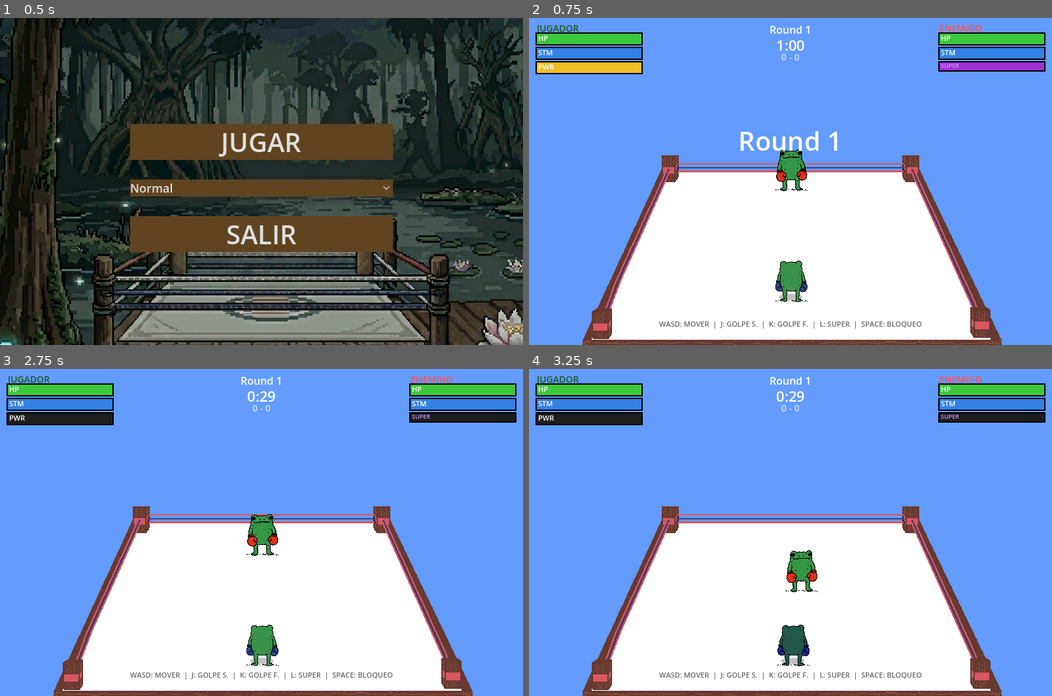
Above: before the commit, frames 1-4 (two rows, left to right).
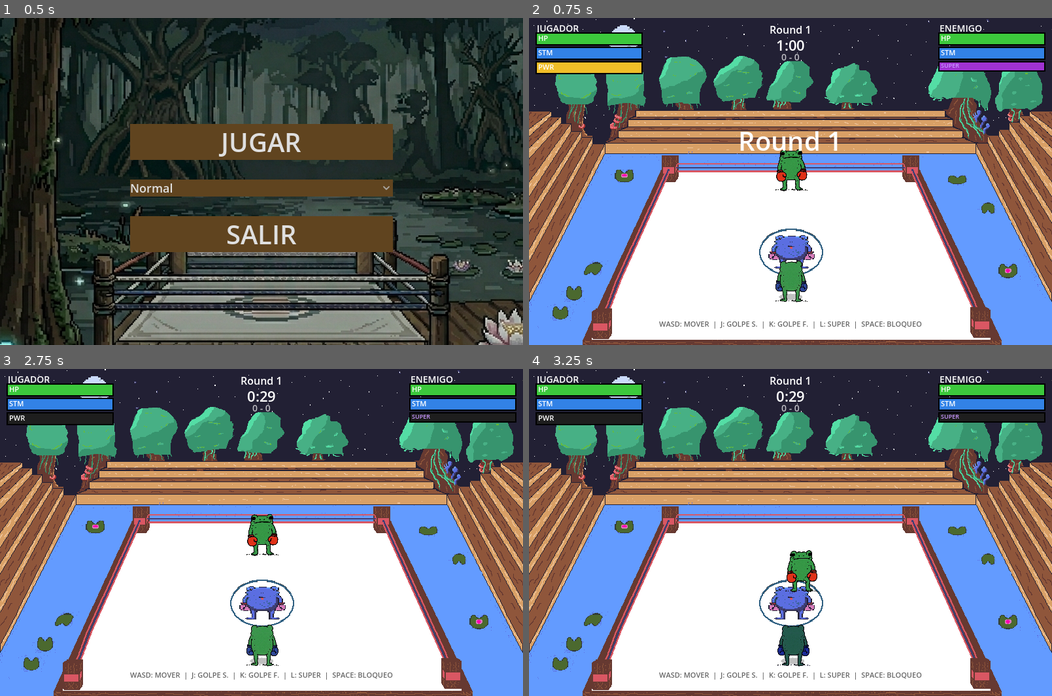
Above: after the commit, the same moments.

Repository: pperez227/GameJam_EA
Game: Godot game, scene res://scenes/Menu.tscn
The game is run twice, just before and just after one commit, with the same random seed, the same clock (stepped at 60 frames per second) and the same inputs. Sound files missing from this copy of the repository are replaced by a short silence.
Inputs:
- Up to frame 1 (0.5 s): no input
- Up to frame 2 (0.75 s): click "JUGAR" at 0.5 s
- Up to frame 3 (2.75 s): tap Enter at 1.25 s; hold D (move_right) 1.28-2.03 s; tap K (hard_attack) at 1.35, 2.3 s; tap Shift (dash, bound only after the commit) at 1.55, 2.1 s; tap Space (block) at 2 s; hold S (move_down) from 2.03 s (still down)
- Up to frame 4 (3.25 s): release S (move_down) at 2.78 s; hold D (move_right) from 2.78 s (still down); hold Space (block) from 2.78 s (still down); tap Shift (dash, bound only after the commit) at 3.05 s

Frame 1 is identical in both runs. In frame 2, 45% of the frame differs, in the area x 0-100%, y 0-95%; in frame 3, 45%; in frame 4, 45%.

Commit message:
feat: Implement core combat mechanics, player, enemy, and game management systems with new assets.

Diff:
--- a/project.godot
+++ b/project.godot
@@ -96,6 +96,11 @@
 "events": [Object(InputEventKey,"resource_local_to_scene":false,"resource_name":"","device":-1,"window_id":0,"alt_press …(192 unchanged characters)…
 ]
 }
+dash={
+"deadzone": 0.5,
+"events": [Object(InputEventKey,"resource_local_to_scene":false,"resource_name":"","device":-1,"window_id":0,"alt_pressed":false,"shift_pressed":false,"ctrl_pressed":false,"meta_pressed":false,"pressed":false,"keycode":0,"physical_keycode":4194325,"key_label":0,"unicode":0,"location":0,"echo":false,"script":null)
+]
+}
 
 [rendering]
 
--- a/scripts/enemy.gd
+++ b/scripts/enemy.gd
@@ -310,3 +310,4 @@
 	punch_collision.disabled = true
 	sprite.rotation = 0
 	sprite.modulate = Color(1, 1, 1)
+	position = Vector2(400, 200)
--- a/scripts/enemy_ai.gd
+++ b/scripts/enemy_ai.gd
@@ -52,6 +52,12 @@
 
 # Reactive block tracking (edge detection)
 var _player_was_attacking: bool = false
+
+# Post-knockdown AI cooldown
+var ai_cooldown_timer: float = 0.0
+
+func set_cooldown(time: float) -> void:
+	ai_cooldown_timer = time
 
 # ── References ───────────────────────────────────────────────────
 var enemy: CharacterBody2D
@@ -85,6 +91,11 @@
 	if enemy == null or enemy.is_dead:
 		return
 	if player == null or player.is_dead:
+		return
+
+	# Post-knockdown cooldown — AI waits
+	if ai_cooldown_timer > 0:
+		ai_cooldown_timer -= delta
 		return
 
 	# Handle super warning phase
@@ -399,3 +410,4 @@
 	super_active_timer = 0.0
 	super_hit_timer = 0.0
 	_player_was_attacking = false
+	ai_cooldown_timer = 0.0
--- a/scripts/game_manager.gd
+++ b/scripts/game_manager.gd
@@ -60,7 +60,11 @@
 # Combo counter
 var hit_combo_count: int = 0
 var hit_combo_timer: float = 0.0
-var overlap_timer: float = 0.0
+
+# 3-KO win system (cumulative across all rounds)
+var player_knockdowns_total: int = 0
+var enemy_knockdowns_total: int = 0
+const KO_WIN_COUNT: int = 3
 
 # Victory screen
 var victory_layer: CanvasLayer
@@ -173,6 +177,12 @@
 			hud.update_timer(maxf(round_timer, 0.0))
 			if round_timer <= 0:
 				_end_round_by_time()
+			# Super aura pulse
+			if enemy.power >= 1.0:
+				var pulse = 0.5 + 0.5 * sin(Time.get_ticks_msec() * 0.008)
+				enemy.sprite.modulate = Color(0.7 + 0.3 * pulse, 0.3, 0.8 + 0.2 * pulse)
+			else:
+				enemy.sprite.modulate = Color(1, 1, 1)
 			# Combo timer
 			if hit_combo_timer > 0:
 				hit_combo_timer -= delta
@@ -259,6 +269,10 @@
 func _on_player_knocked_down() -> void:
 	if state != GameState.FIGHTING:
 		return
+	player_knockdowns_total += 1
+	if player_knockdowns_total >= KO_WIN_COUNT:
+		_show_match_result()
+		return
 	state = GameState.KNOCKDOWN
 	knockdown_target = "player"
 	knockdown_timer = KNOCKDOWN_TIME
@@ -270,6 +284,10 @@
 
 func _on_enemy_knocked_down() -> void:
 	if state != GameState.FIGHTING:
+		return
+	enemy_knockdowns_total += 1
+	if enemy_knockdowns_total >= KO_WIN_COUNT:
+		_show_match_result()
 		return
 	state = GameState.KNOCKDOWN
 	knockdown_target = "enemy"
@@ -331,6 +349,7 @@
 		else:
 			enemy.position.x = 180
 		enemy._clamp_to_ring()
+		enemy_ai.set_cooldown(3.0)  # AI waits 3s
 	else:
 		enemy.is_dead = false
 		enemy.hp = KNOCKDOWN_RECOVERY_HP
@@ -342,6 +361,7 @@
 		else:
 			player.position.x = 180
 		player._clamp_to_ring()
+		enemy_ai.set_cooldown(3.0)  # AI waits 3s
 	state = GameState.FIGHTING
 
 # ── HUD updates ─────────────────────────────────────────────────
@@ -372,8 +392,9 @@
 	if player.punch_collision.disabled:
 		return
 
-	# Compute positions
-	var player_punch_pos: Vector2 = player.global_position + Vector2(0, -45)
+	# Compute positions — directional hitbox based on player input
+	var punch_offset: Vector2 = player.attack_direction * 45.0
+	var player_punch_pos: Vector2 = player.global_position + punch_offset
 	var enemy_body_pos: Vector2 = enemy.global_position
 
 	# Distance check
--- a/scripts/hud.gd
+++ b/scripts/hud.gd
@@ -65,7 +65,7 @@
 	lbl.text = "ENEMIGO"
 	lbl.position = Vector2(base_x, 6)
 	lbl.add_theme_font_size_override("font_size", 14)
-	lbl.add_theme_color_override("font_color", Color8(255, 80, 80))
+	lbl.add_theme_color_override("font_color", Color.WHITE)
 	container.add_child(lbl)
 
 	# HP bar with border
@@ -125,7 +125,7 @@
 	title_lbl.text = "JUGADOR"
 	title_lbl.position = Vector2(base_x, 6)
 	title_lbl.add_theme_font_size_override("font_size", 14)
-	title_lbl.add_theme_color_override("font_color", Color8(26, 92, 26))
+	title_lbl.add_theme_color_override("font_color", Color.WHITE)
 	container.add_child(title_lbl)
 
 	# HP bar
@@ -406,7 +406,7 @@
 	knockdown_label.size = Vector2(800, 110)
 	knockdown_label.horizontal_alignment = HORIZONTAL_ALIGNMENT_CENTER
 	knockdown_label.add_theme_font_size_override("font_size", 36)
-	knockdown_label.add_theme_color_override("font_color", Color8(26, 58, 138))
+	knockdown_label.add_theme_color_override("font_color", Color.WHITE)
 	knockdown_label.visible = false
 	add_child(knockdown_label)
 
@@ -417,7 +417,7 @@
 	combo_label.size = Vector2(180, 50)
 	combo_label.horizontal_alignment = HORIZONTAL_ALIGNMENT_CENTER
 	combo_label.add_theme_font_size_override("font_size", 32)
-	combo_label.add_theme_color_override("font_color", Color8(26, 58, 138))
+	combo_label.add_theme_color_override("font_color", Color8(255, 230, 60))
 	combo_label.visible = false
 	add_child(combo_label)
 
@@ -450,7 +450,7 @@
 
 func show_knockdown(count: int, is_player: bool) -> void:
 	knockdown_label.visible = true
-	knockdown_label.add_theme_color_override("font_color", Color8(26, 58, 138))
+	knockdown_label.add_theme_color_override("font_color", Color.WHITE)
 	if is_player:
 		knockdown_label.text = str(count) + "\n\u00a1Presiona A y D para levantarte!"
 	else:
--- a/scripts/player.gd
+++ b/scripts/player.gd
@@ -37,6 +37,9 @@
 const POWER_PER_HIT: float = 0.25
 const HIT_FLASH_DURATION: float = 0.2
 const COMBO_TIMEOUT: float = 1.5
+const DASH_SPEED: float = 600.0
+const DASH_DURATION: float = 0.12
+const DASH_COOLDOWN: float = 0.8
 
 const QTE_TIME_LIMIT: float = 3.5
 const QTE_PENALTY_PER_MISTAKE: float = 0.15
@@ -60,6 +63,13 @@
 var current_attack_type: String = ""
 var hit_timer: float = 0.0
 var is_dead: bool = false
+var attack_direction: Vector2 = Vector2(0, -1)  # Direction of last attack
+
+# Dash state
+var is_dashing: bool = false
+var dash_timer: float = 0.0
+var dash_cooldown_timer: float = 0.0
+var dash_direction: Vector2 = Vector2.ZERO
 
 var is_blocking: bool = false
 var is_block_broken: bool = false
@@ -199,6 +209,7 @@
 func _process(delta: float) -> void:
 	if is_dead:
 		return
+	_handle_dash_timers(delta)
 	_handle_movement(delta)
 	_handle_stamina(delta)
 	_handle_attack_timers(delta)
@@ -254,11 +265,21 @@
 func _handle_movement(delta: float) -> void:
 	if is_blocking or is_block_broken or is_in_qte:
 		return
+	# During dash, move in dash_direction only
+	if is_dashing:
+		position += dash_direction * DASH_SPEED * delta
+		position.y = clampf(position.y, MIN_Y, MAX_Y)
+		var t: float = (position.y - MIN_Y) / (MAX_Y - MIN_Y)
+		var dyn_min_x: float = lerpf(TOP_LEFT_X, BOT_LEFT_X, t)
+		var dyn_max_x: float = lerpf(TOP_RIGHT_X, BOT_RIGHT_X, t)
+		position.x = clampf(position.x, dyn_min_x, dyn_max_x)
+		return
 	var dir: Vector2 = Vector2.ZERO
 	dir.x = Input.get_axis("move_left", "move_right")
 	dir.y = Input.get_axis("move_up", "move_down")
 	if dir.length() > 0:
 		dir = dir.normalized()
+		attack_direction = dir  # Track for directional hitbox
 
 	var current_speed = SPEED
 	if stamina <= 0.1:
@@ -305,6 +326,20 @@
 		return
 	if Input.is_action_just_pressed("hard_attack") and stamina >= HARD_ATTACK_STAMINA_COST:
 		_start_attack("hard", HARD_ATTACK_STAMINA_COST)
+		return
+	# Dash with Shift
+	if Input.is_action_just_pressed("dash") and dash_cooldown_timer <= 0 and not is_dashing:
+		var dash_dir: Vector2 = Vector2.ZERO
+		dash_dir.x = Input.get_axis("move_left", "move_right")
+		dash_dir.y = Input.get_axis("move_up", "move_down")
+		if dash_dir.length() < 0.1:
+			dash_dir = Vector2(-1, 0)  # Default: dash left
+		else:
+			dash_dir = dash_dir.normalized()
+		is_dashing = true
+		dash_direction = dash_dir
+		dash_timer = DASH_DURATION
+		dash_cooldown_timer = DASH_COOLDOWN
 		return
 
 func set_attack_durations(soft: float, hard: float, super_atk: float) -> void:
@@ -443,6 +478,15 @@
 	for px: int in range(maxi(x, 0), mini(x + w, img.get_width())):
 		for py: int in range(maxi(y, 0), mini(y + h, img.get_height())):
 			img.set_pixel(px, py, c)
+
+# ── Dash timers ─────────────────────────────────────────────────
+func _handle_dash_timers(delta: float) -> void:
+	if dash_cooldown_timer > 0:
+		dash_cooldown_timer -= delta
+	if is_dashing:
+		dash_timer -= delta
+		if dash_timer <= 0:
+			is_dashing = false
 
 # ── Round reset ─────────────────────────────────────────────────
 func reset_for_round() -> void:
@@ -465,3 +509,8 @@
 	punch_collision.disabled = true
 	sprite.rotation = 0
 	sprite.modulate = Color(1, 1, 1)
+	is_dashing = false
+	dash_timer = 0.0
+	dash_cooldown_timer = 0.0
+	attack_direction = Vector2(0, -1)
+	position = Vector2(400, 400)
--- a/scripts/ring.gd
+++ b/scripts/ring.gd
@@ -4,7 +4,7 @@
 
 func _ready() -> void:
 	var img = Image.new()
-	if img.load("res://assets/images/Ring.png") == OK:
+	if img.load("res://assets/images/new_ring.png") == OK:
 		var tex = ImageTexture.create_from_image(img)
 		var bg_sprite = Sprite2D.new()
 		bg_sprite.name = "RingBackground"
Binary file added: assets/images/new_ring.png
Not shown, added: assets/images/new_ring.png.import
